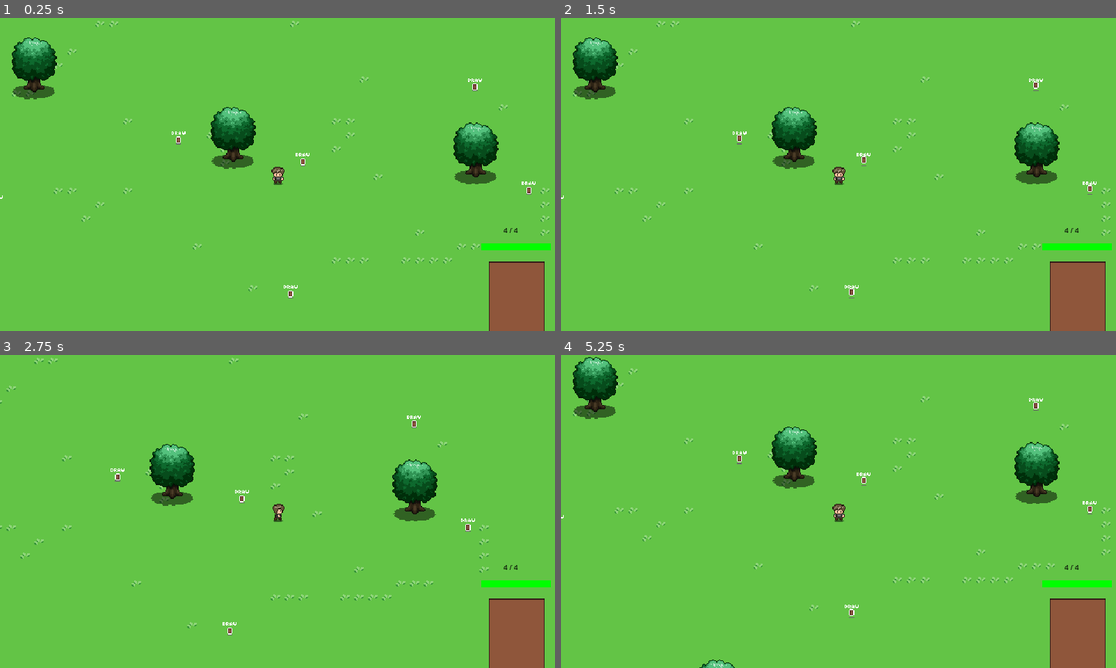
Above: before the commit, frames 1-4 (two rows, left to right).
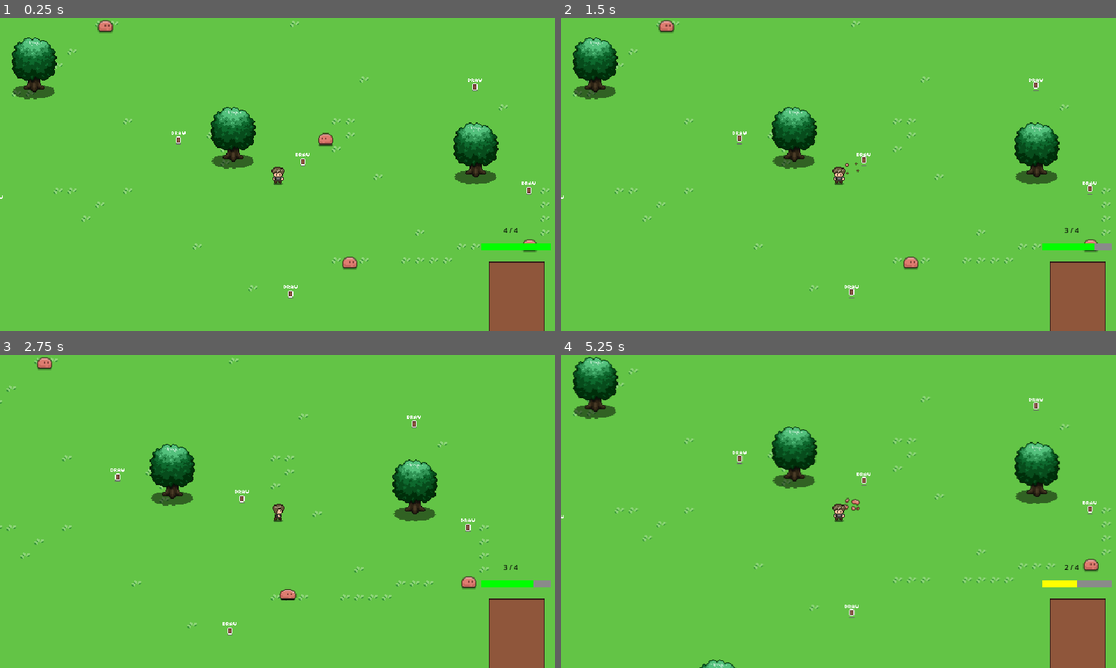
Above: after the commit, the same moments.

Repository: HaywardMorihara/2023-action-card-game-prototype
Game: Godot game, scene res://main.tscn
The game is run twice, just before and just after one commit, with the same random seed, the same clock (stepped at 60 frames per second) and the same inputs.
Inputs (mouse positions are in pixels of both pictures, inside the frame that each line leads up to):
- Up to frame 1 (0.25 s): no input
- Up to frame 2 (1.5 s): drag from (1077, 302) to (738, 136) at 0.52 s; drag from (727, 190) to (866, 158) at 1.27 s
- Up to frame 3 (2.75 s): tap Enter at 2 s; move the mouse to (333, 442) at 2.02 s; press the mouse at (333, 442) at 2.03 s; hold D (move_right) from 2.03 s (still down)
- Up to frame 4 (5.25 s): release D (move_right) at 2.75 s; release the mouse at (894, 442) at 2.75 s; drag from (810, 574) to (799, 495) at 2.77 s; move the mouse to (1005, 558) at 3.52 s; press the mouse at (1005, 558) at 3.53 s; hold Left (move_left) 3.53-4.25 s; release the mouse at (1005, 558) at 4.25 s; drag from (672, 464) to (849, 630) at 4.27 s; move the mouse to (821, 608) at 5.02 s; press the mouse at (821, 608) at 5.03 s; hold S (move_down) from 5.03 s (still down)

The runs differ from the first frame. In frame 1, 0.4% of the frame differs, in the area x 17-97%, y 0-81%; in frame 2, 0.4%; in frame 3, 0.4%; in frame 4, 0.9%, in the area x 0-100%, y 0-100%.

Commit message:
Enemies Implemented

Diff:
--- a/action_card_game_library/Deck.gd
+++ b/action_card_game_library/Deck.gd
@@ -3,6 +3,7 @@
 signal card_drawn(card_id : ActionCardGameGlobal.CardId)
 
 var current_contents : Array[ActionCardGameGlobal.CardId]
+var discard_contents : Array[ActionCardGameGlobal.CardId]
 var total_cards : int
 
 @export var is_click_to_draw : bool = false
@@ -43,6 +44,13 @@
 		visible = false
 
 
+func discard_from_top(num_of_cards : int):
+	var next_card_id = current_contents.pop_front()
+	discard_contents.push_front(next_card_id)
+	if current_contents.size() == 0:
+		visible = false
+
+
 func _on_input_event(viewport, event, shape_idx):
 	if is_click_to_draw:
 		if current_contents.size() > 0 && event.is_action_pressed("deck_draw"):
--- a/action_card_game_library_impl/CardEffectHandler.gd
+++ b/action_card_game_library_impl/CardEffectHandler.gd
@@ -1,5 +1,7 @@
 extends Node2D
 
+
+@onready var CardUI = get_node("CardUI")
 
 func _on_hand_card_played(card, position):
 	match card.id:
@@ -12,4 +14,8 @@
 
 
 func _on_player_player_draw_card():
-	$CardUI.draw_next_card()
+	CardUI.draw_next_card()
+
+
+func _on_player_player_damage(amount):
+	CardUI.discard_from_deck(amount)
--- a/main.tscn
+++ b/main.tscn
@@ -7,8 +7,10 @@
 [ext_resource type="Texture2D" uid="uid://3q7iaf307t5w" path="res://assets/peaceful_pixels_chapter00/assets_and_tiles/tileset.png" id="4_a7jgr"]
 [ext_resource type="Script" path="res://action_card_game_library_impl/CardEffectHandler.gd" id="4_l3ca5"]
 [ext_resource type="PackedScene" uid="uid://b5aq477ootmg5" path="res://world/pickups/DrawPickup.tscn" id="5_du532"]
+[ext_resource type="Script" path="res://world/pickups/Pickups.gd" id="5_wdb57"]
 [ext_resource type="Script" path="res://ui/CardUI.gd" id="6_a6k1l"]
-[ext_resource type="Script" path="res://HealthUI.gd" id="9_g5rah"]
+[ext_resource type="PackedScene" uid="uid://cljxfwb82pig6" path="res://npcs/enemies/Blob.tscn" id="6_ej6qh"]
+[ext_resource type="Script" path="res://ui/HealthUI.gd" id="10_2nmwd"]
 
 [sub_resource type="TileSetAtlasSource" id="TileSetAtlasSource_xmfpn"]
 texture = ExtResource("4_a7jgr")
@@ -361,6 +363,7 @@
 
 [node name="Pickups" type="Node2D" parent="CardEffectHandler/World"]
 y_sort_enabled = true
+script = ExtResource("5_wdb57")
 
 [node name="DrawPickup" parent="CardEffectHandler/World/Pickups" instance=ExtResource("5_du532")]
 position = Vector2(179, 139)
@@ -382,6 +385,21 @@
 
 [node name="DrawPickup7" parent="CardEffectHandler/World/Pickups" instance=ExtResource("5_du532")]
 position = Vector2(582, 197)
+
+[node name="Enemies" type="Node2D" parent="CardEffectHandler/World"]
+y_sort_enabled = true
+
+[node name="Blob" parent="CardEffectHandler/World/Enemies" groups=["Enemies"] instance=ExtResource("6_ej6qh")]
+position = Vector2(358, 129)
+
+[node name="Blob2" parent="CardEffectHandler/World/Enemies" groups=["Enemies"] instance=ExtResource("6_ej6qh")]
+position = Vector2(583, 258)
+
+[node name="Blob3" parent="CardEffectHandler/World/Enemies" groups=["Enemies"] instance=ExtResource("6_ej6qh")]
+position = Vector2(376, 278)
+
+[node name="Blob4" parent="CardEffectHandler/World/Enemies" groups=["Enemies"] instance=ExtResource("6_ej6qh")]
+position = Vector2(95, 6)
 
 [node name="CardUI" type="CanvasLayer" parent="CardEffectHandler"]
 scale = Vector2(0.5, 0.5)
@@ -398,7 +416,7 @@
 anchors_preset = 0
 offset_right = 40.0
 offset_bottom = 40.0
-script = ExtResource("9_g5rah")
+script = ExtResource("10_2nmwd")
 
 [node name="MaxHealthBar" type="ColorRect" parent="CardEffectHandler/CardUI/HealthUI"]
 layout_mode = 0
@@ -425,6 +443,7 @@
 text = "40 / 40"
 label_settings = SubResource("LabelSettings_iuw7h")
 
+[connection signal="player_damage" from="CardEffectHandler/World/Player" to="CardEffectHandler" method="_on_player_player_damage"]
 [connection signal="player_draw_card" from="CardEffectHandler/World/Player" to="CardEffectHandler" method="_on_player_player_draw_card"]
 [connection signal="card_drawn" from="CardEffectHandler/CardUI/Deck" to="CardEffectHandler/CardUI/Hand" method="_on_deck_card_drawn"]
 [connection signal="input_event" from="CardEffectHandler/CardUI/Deck" to="CardEffectHandler/CardUI/Deck" method="_on_input_event"]
--- /dev/null
+++ b/npcs/enemies/Blob.gd
@@ -0,0 +1,66 @@
+extends CharacterBody2D
+
+signal blob_drop(pickup)
+
+@export var speed = 50
+@export var detection_radius = 100
+@export var damage_to_player = 1
+@export var draw_drop_probability : float = 0.25
+
+@onready var animation : AnimatedSprite2D = get_node("AnimatedSprite2D")
+
+var draw_pickup_scene = preload("res://world/pickups/DrawPickup.tscn")
+
+var is_queued_destroy := false
+
+
+func _ready():
+	randomize()
+
+
+func _physics_process(delta):
+	if is_queued_destroy:
+		return
+	velocity = _decide_direction() * speed
+	# https://docs.godotengine.org/en/stable/tutorials/physics/using_character_body_2d.html#which-movement-method-to-use
+	var collision = move_and_collide(velocity * delta)
+	if collision:
+		if collision.get_collider().is_in_group("Player"):
+			collision.get_collider().damage(1)
+			queue_destroy()
+		else:
+			velocity.slide(collision.get_normal())
+	_animate()
+
+
+func _animate():
+	if is_queued_destroy:
+		animation.play("DestroyedRight")
+	elif velocity.is_zero_approx():
+		animation.play("IdleRight")
+	else:
+		animation.play("HopRight")
+		if velocity.x > 0:
+			scale.x = 1
+		else:
+			scale.x = -1
+
+
+func _decide_direction() -> Vector2:
+	var player_pos = get_tree().get_first_node_in_group("Player").global_position
+	if global_position.distance_to(player_pos) > detection_radius:
+		return Vector2.ZERO
+	return global_position.direction_to(player_pos)
+
+
+func queue_destroy():
+	is_queued_destroy = true
+	if randf_range(0, 1.0) < draw_drop_probability:
+		var pickup = draw_pickup_scene.instantiate()
+		pickup.global_position = global_position
+		blob_drop.emit(pickup)
+
+
+func _on_animated_sprite_2d_animation_finished():
+	if is_queued_destroy and animation.get_animation() == "DestroyedRight":
+		queue_free()
--- /dev/null
+++ b/npcs/enemies/Blob.tscn
@@ -0,0 +1,200 @@
+[gd_scene load_steps=27 format=3 uid="uid://cljxfwb82pig6"]
+
+[ext_resource type="Script" path="res://npcs/enemies/Blob.gd" id="1_1rjua"]
+[ext_resource type="Texture2D" uid="uid://sfhgdf8s8h4a" path="res://assets/peaceful_pixels_chapter00/Character_Animations/slime_spritesheet.png" id="1_4tc7r"]
+
+[sub_resource type="AtlasTexture" id="AtlasTexture_qjapn"]
+atlas = ExtResource("1_4tc7r")
+region = Rect2(0, 50, 25, 25)
+
+[sub_resource type="AtlasTexture" id="AtlasTexture_5ivj5"]
+atlas = ExtResource("1_4tc7r")
+region = Rect2(25, 50, 25, 25)
+
+[sub_resource type="AtlasTexture" id="AtlasTexture_he20q"]
+atlas = ExtResource("1_4tc7r")
+region = Rect2(50, 50, 25, 25)
+
+[sub_resource type="AtlasTexture" id="AtlasTexture_4xap8"]
+atlas = ExtResource("1_4tc7r")
+region = Rect2(75, 50, 25, 25)
+
+[sub_resource type="AtlasTexture" id="AtlasTexture_o4v66"]
+atlas = ExtResource("1_4tc7r")
+region = Rect2(100, 50, 25, 25)
+
+[sub_resource type="AtlasTexture" id="AtlasTexture_3jyid"]
+atlas = ExtResource("1_4tc7r")
+region = Rect2(125, 50, 25, 25)
+
+[sub_resource type="AtlasTexture" id="AtlasTexture_ky185"]
+atlas = ExtResource("1_4tc7r")
+region = Rect2(150, 50, 25, 25)
+
+[sub_resource type="AtlasTexture" id="AtlasTexture_imv4a"]
+atlas = ExtResource("1_4tc7r")
+region = Rect2(25, 75, 25, 25)
+
+[sub_resource type="AtlasTexture" id="AtlasTexture_sd3dx"]
+atlas = ExtResource("1_4tc7r")
+region = Rect2(50, 75, 25, 25)
+
+[sub_resource type="AtlasTexture" id="AtlasTexture_ywi02"]
+atlas = ExtResource("1_4tc7r")
+region = Rect2(75, 75, 25, 25)
+
+[sub_resource type="AtlasTexture" id="AtlasTexture_rklgd"]
+atlas = ExtResource("1_4tc7r")
+region = Rect2(100, 75, 25, 25)
+
+[sub_resource type="AtlasTexture" id="AtlasTexture_jlxsq"]
+atlas = ExtResource("1_4tc7r")
+region = Rect2(125, 75, 25, 25)
+
+[sub_resource type="AtlasTexture" id="AtlasTexture_d3ss4"]
+atlas = ExtResource("1_4tc7r")
+region = Rect2(0, 25, 25, 25)
+
+[sub_resource type="AtlasTexture" id="AtlasTexture_d3iar"]
+atlas = ExtResource("1_4tc7r")
+region = Rect2(25, 25, 25, 25)
+
+[sub_resource type="AtlasTexture" id="AtlasTexture_pi86w"]
+atlas = ExtResource("1_4tc7r")
+region = Rect2(50, 25, 25, 25)
+
+[sub_resource type="AtlasTexture" id="AtlasTexture_l8scp"]
+atlas = ExtResource("1_4tc7r")
+region = Rect2(75, 25, 25, 25)
+
+[sub_resource type="AtlasTexture" id="AtlasTexture_3s6gq"]
+atlas = ExtResource("1_4tc7r")
+region = Rect2(100, 25, 25, 25)
+
+[sub_resource type="AtlasTexture" id="AtlasTexture_fl136"]
+atlas = ExtResource("1_4tc7r")
+region = Rect2(125, 25, 25, 25)
+
+[sub_resource type="AtlasTexture" id="AtlasTexture_oyvx2"]
+atlas = ExtResource("1_4tc7r")
+region = Rect2(0, 0, 25, 25)
+
+[sub_resource type="AtlasTexture" id="AtlasTexture_nh64m"]
+atlas = ExtResource("1_4tc7r")
+region = Rect2(25, 0, 25, 25)
+
+[sub_resource type="AtlasTexture" id="AtlasTexture_dhg73"]
+atlas = ExtResource("1_4tc7r")
+region = Rect2(50, 0, 25, 25)
+
+[sub_resource type="AtlasTexture" id="AtlasTexture_ss0tj"]
+atlas = ExtResource("1_4tc7r")
+region = Rect2(75, 0, 25, 25)
+
+[sub_resource type="SpriteFrames" id="SpriteFrames_vvp1k"]
+animations = [{
+"frames": [{
+"duration": 1.0,
+"texture": SubResource("AtlasTexture_qjapn")
+}, {
+"duration": 1.0,
+"texture": SubResource("AtlasTexture_5ivj5")
+}, {
+"duration": 1.0,
+"texture": SubResource("AtlasTexture_he20q")
+}, {
+"duration": 1.0,
+"texture": SubResource("AtlasTexture_4xap8")
+}, {
+"duration": 1.0,
+"texture": SubResource("AtlasTexture_o4v66")
+}, {
+"duration": 1.0,
+"texture": SubResource("AtlasTexture_3jyid")
+}, {
+"duration": 1.0,
+"texture": SubResource("AtlasTexture_ky185")
+}],
+"loop": true,
+"name": &"AttackRight",
+"speed": 10.0
+}, {
+"frames": [{
+"duration": 1.0,
+"texture": SubResource("AtlasTexture_imv4a")
+}, {
+"duration": 1.0,
+"texture": SubResource("AtlasTexture_sd3dx")
+}, {
+"duration": 1.0,
+"texture": SubResource("AtlasTexture_ywi02")
+}, {
+"duration": 1.0,
+"texture": SubResource("AtlasTexture_rklgd")
+}, {
+"duration": 1.0,
+"texture": SubResource("AtlasTexture_jlxsq")
+}],
+"loop": false,
+"name": &"DestroyedRight",
+"speed": 20.0
+}, {
+"frames": [{
+"duration": 1.0,
+"texture": SubResource("AtlasTexture_d3ss4")
+}, {
+"duration": 1.0,
+"texture": SubResource("AtlasTexture_d3iar")
+}, {
+"duration": 1.0,
+"texture": SubResource("AtlasTexture_pi86w")
+}, {
+"duration": 1.0,
+"texture": SubResource("AtlasTexture_l8scp")
+}, {
+"duration": 1.0,
+"texture": SubResource("AtlasTexture_3s6gq")
+}, {
+"duration": 1.0,
+"texture": SubResource("AtlasTexture_fl136")
+}],
+"loop": true,
+"name": &"HopRight",
+"speed": 10.0
+}, {
+"frames": [{
+"duration": 1.0,
+"texture": SubResource("AtlasTexture_oyvx2")
+}, {
+"duration": 1.0,
+"texture": SubResource("AtlasTexture_nh64m")
+}, {
+"duration": 1.0,
+"texture": SubResource("AtlasTexture_dhg73")
+}, {
+"duration": 1.0,
+"texture": SubResource("AtlasTexture_ss0tj")
+}],
+"loop": true,
+"name": &"IdleRight",
+"speed": 8.0
+}]
+
+[sub_resource type="CapsuleShape2D" id="CapsuleShape2D_ircd8"]
+radius = 7.0
+height = 16.0
+
+[node name="Blob" type="CharacterBody2D"]
+script = ExtResource("1_1rjua")
+
+[node name="AnimatedSprite2D" type="AnimatedSprite2D" parent="."]
+sprite_frames = SubResource("SpriteFrames_vvp1k")
+animation = &"DestroyedRight"
+autoplay = "IdleRight"
+
+[node name="CollisionShape2D" type="CollisionShape2D" parent="."]
+position = Vector2(0, 4)
+rotation = 1.5708
+shape = SubResource("CapsuleShape2D_ircd8")
+
+[connection signal="animation_finished" from="AnimatedSprite2D" to="." method="_on_animated_sprite_2d_animation_finished"]
--- a/player/Player.gd
+++ b/player/Player.gd
@@ -1,15 +1,20 @@
 extends CharacterBody2D
 
 signal player_draw_card
+signal player_damage(amount : int)
 
 @export var speed = 100
 
-@onready var animation = get_node("AnimatedSprite2D")
+@onready var animation : AnimatedSprite2D = get_node("AnimatedSprite2D")
 
 
 func pickup(item):
 	if item.is_in_group("DrawPickup"):
 		player_draw_card.emit()
+
+
+func damage(amount : int):
+	player_damage.emit(amount)
 
 
 func _physics_process(delta):
--- a/ui/CardUI.gd
+++ b/ui/CardUI.gd
@@ -9,3 +9,8 @@
 func draw_next_card():
 	$Deck.draw_next_card()
 	$HealthUI.update_current($Deck.current_contents.size())
+
+
+func discard_from_deck(num_of_cards : int):
+	$Deck.discard_from_top(num_of_cards)
+	$HealthUI.update_current($Deck.current_contents.size())
--- /dev/null
+++ b/world/pickups/Pickups.gd
@@ -0,0 +1,12 @@
+extends Node2D
+
+
+var d = preload("res://world/pickups/DrawPickup.tscn")
+
+func _ready():
+	for enemy in get_tree().get_nodes_in_group("Enemies"):
+		enemy.blob_drop.connect(_on_Enemy_drop)
+
+
+func _on_Enemy_drop(pickup):
+	add_child(pickup)
Not shown: 1 places in main.tscn that only renumber resources
Renamed: HealthUI.gd -> ui/HealthUI.gd
